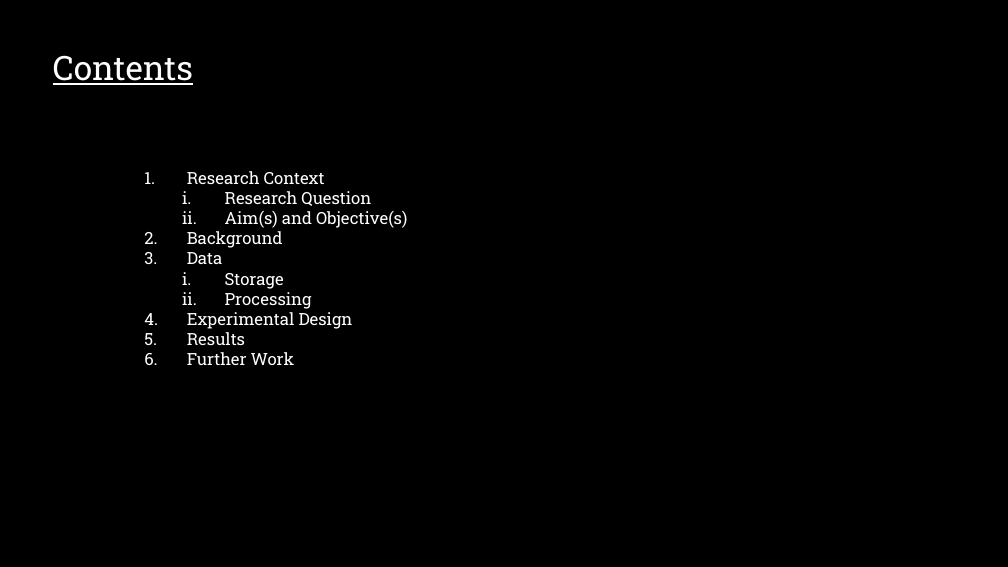
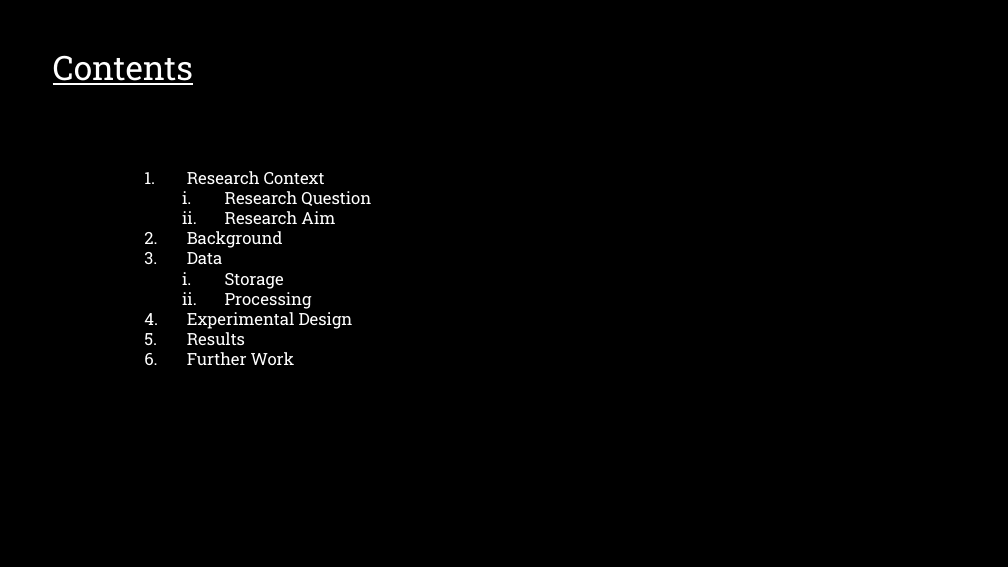
Before and after one commit to sourasen1011/UoE_Research_Project_2023, a slide deck: slide 2 of presentations/powerpoint_presentation/my_presentation.pptx. Drawn at 1008x567 pixels with LibreOffice and Linux fonts; fonts in the diff are those of the drawing. Boxes give left, top, right and bottom in pixels: in the first picture for what was removed or moved away, otherwise in the second. Text is boxed around its words. In the diff, an @@ line names an element or a change of style, - is before the commit and + after.

```diff
--- a/presentations/powerpoint_presentation/my_presentation.pptx
+++ b/presentations/powerpoint_presentation/my_presentation.pptx
@@ text at [225, 211, 335, 224]: text changed @@
-  ii. Aim(s) and Objective(s)
+  ii. Research Aim
```
Also in this commit, not shown: 9 other slides changed, 1 other file.
